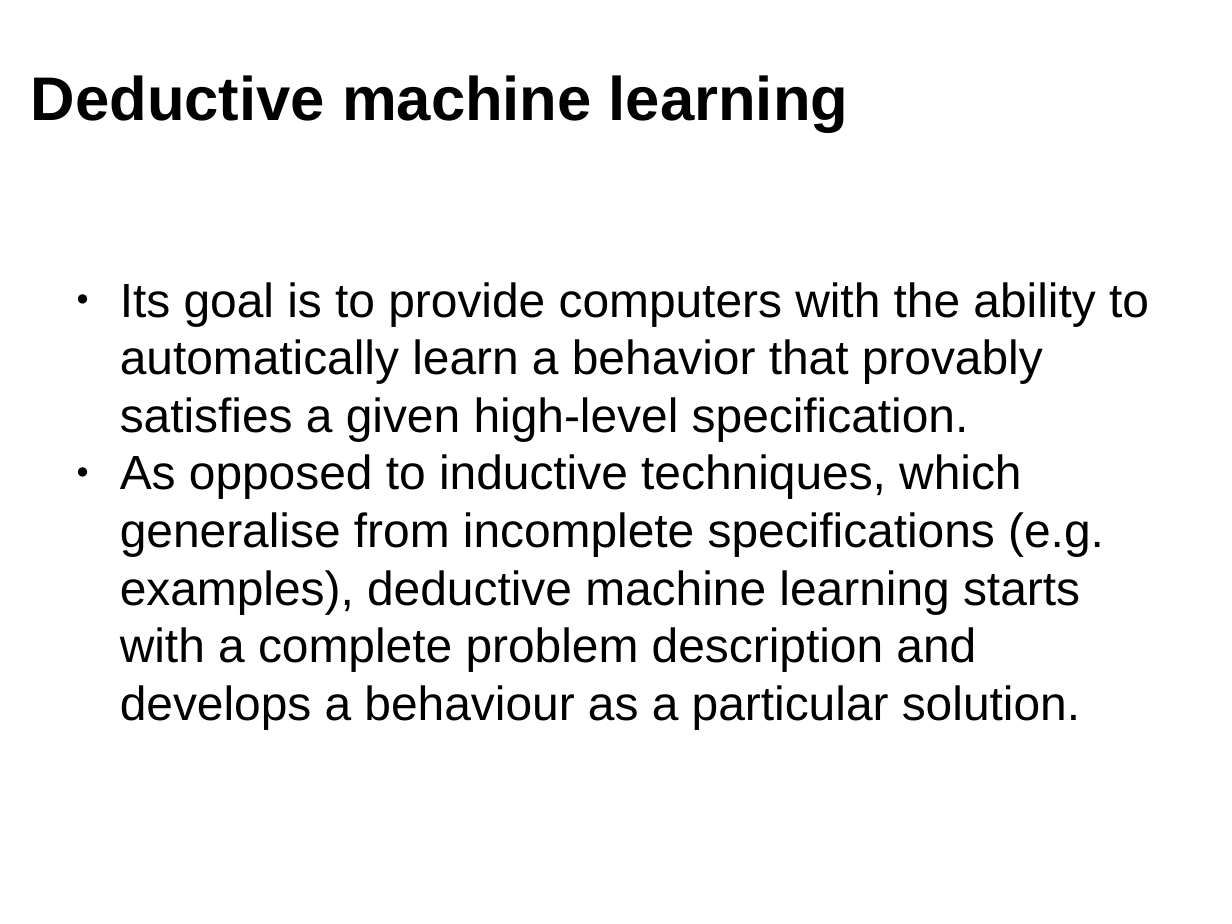
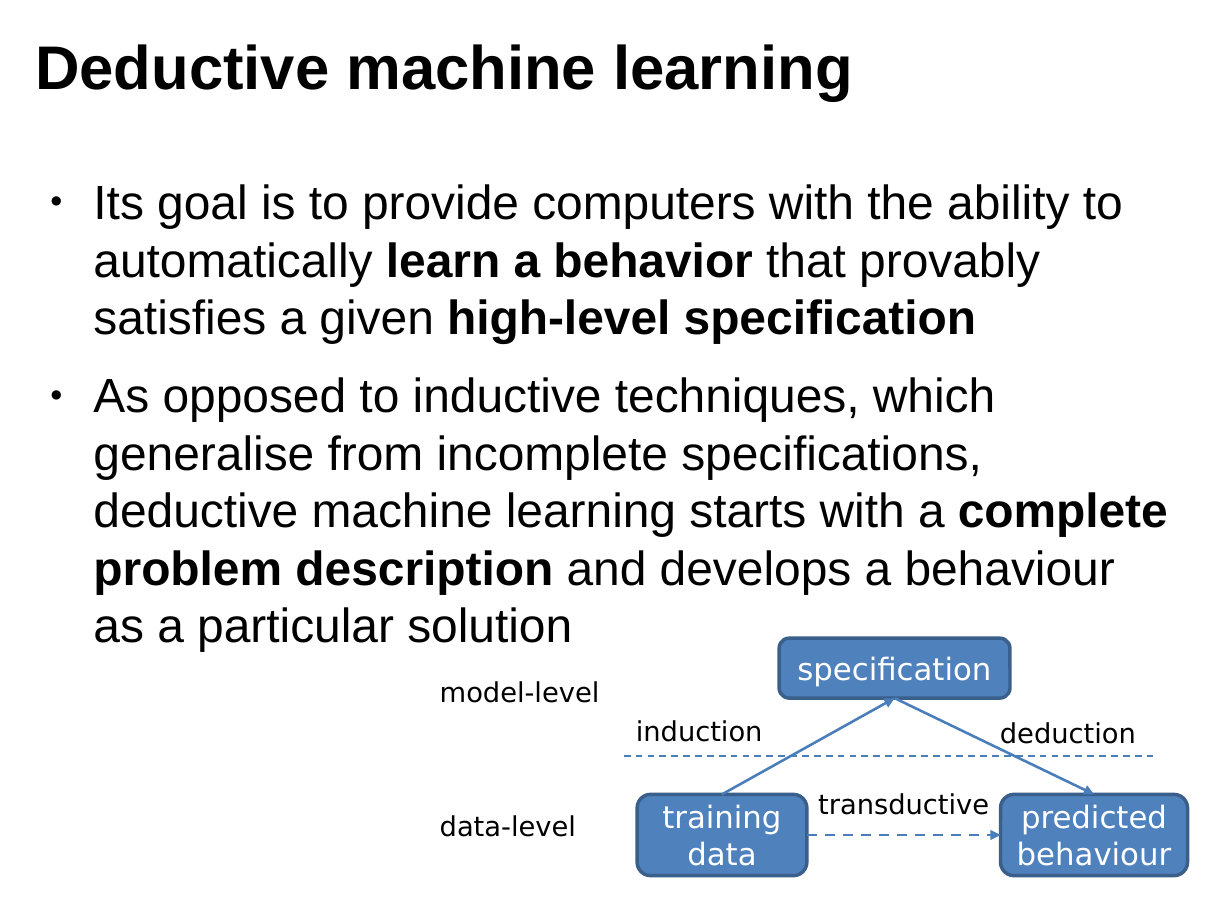
Before and after one commit to polgreen/control2, a slide deck: slide 2 of slides/project_taster_session.pptx. Drawn at 1232x924 pixels with LibreOffice and Linux fonts; fonts in the diff are those of the drawing. Boxes give left, top, right and bottom in pixels: in the first picture for what was removed or moved away, otherwise in the second. Text is boxed around its words. In the diff, an @@ line names an element or a change of style, - is before the commit and + after.

```diff
--- a/slides/project_taster_session.pptx
+++ b/slides/project_taster_session.pptx
@@ text "Deductive machine learning": place and size @@
-text "Deductive machine learning" at [31,75,848,132]
+text "Deductive machine learning" at [35,44,852,101]
@@ text at [93,184,1168,652]: text changed @@
-● Its goal is to provide computers with the ability to automatically learn a behavior that provably satisfies a given high-level specification.
-● As opposed to inductive techniques, which generalise from incomplete specifications (e.g. examples), deductive machine learning starts with a complete problem description and develops a behaviour as a particular solution.
+● Its goal is to provide computers with the ability to automatically learn a behavior that provably satisfies a given high-level specification
+● As opposed to inductive techniques, which generalise from incomplete specifications, deductive machine learning starts with a complete problem description and develops a behaviour as a particular solution
@@ group added at [440,638,1188,876]: 5 texts, 3 rounded rectangles, 3 arrows, 1 line @@
+specification
+training data
+predicted behaviour
+induction
+deduction
+transductive
+model-level
+data-level
```
Also in this commit, not shown: 4 other slides changed.
